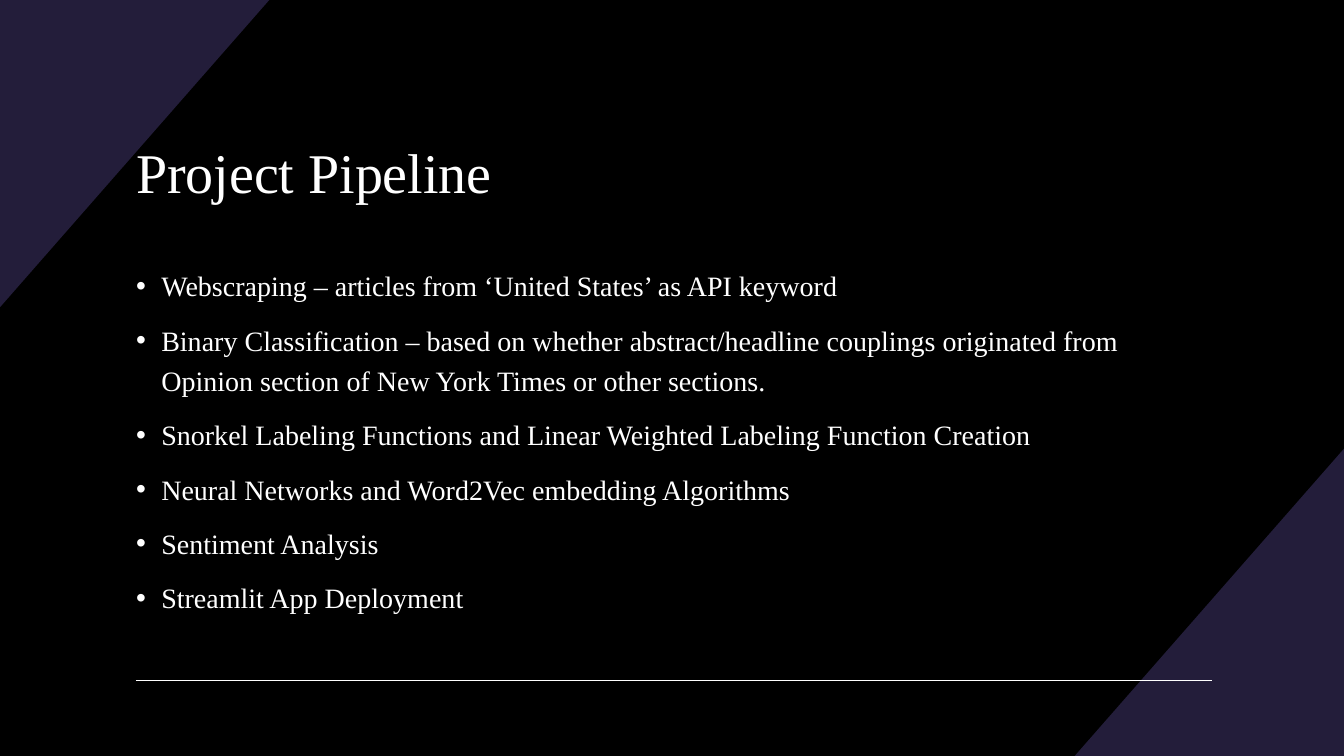
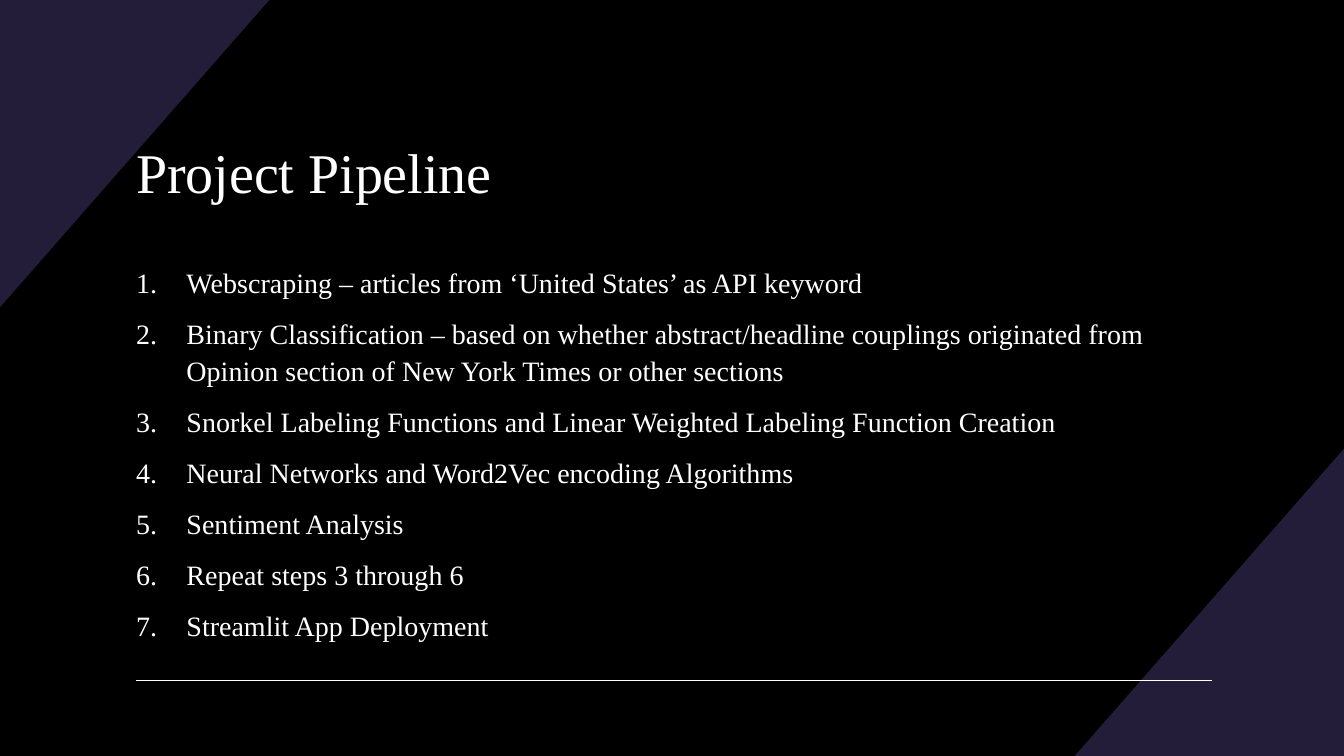
Before and after one commit to BenjaminRocco/Capstone_Project, a slide deck: slide 4 of Capstone_Presentation.pptx. Drawn at 1344x756 pixels with LibreOffice and Linux fonts; fonts in the diff are those of the drawing. Boxes give left, top, right and bottom in pixels: in the first picture for what was removed or moved away, otherwise in the second. Text is boxed around its words. In the diff, an @@ line names an element or a change of style, - is before the commit and + after.

```diff
--- a/Capstone_Presentation.pptx
+++ b/Capstone_Presentation.pptx
@@ text at bbox=[186, 273, 1055, 641]: bullet • to 1.; line spacing 1.2 to 1.1 @@
@@ text at bbox=[186, 324, 1142, 386]: text changed @@
-• Binary Classification – based on whether abstract/headline couplings originated from Opinion section of New York Times or other sections.
+2. Binary Classification – based on whether abstract/headline couplings originated from Opinion section of New York Times or other sections
@@ text at bbox=[186, 463, 794, 488]: text changed @@
-• Neural Networks and Word2Vec embedding Algorithms
+4. Neural Networks and Word2Vec encoding Algorithms
@@ text at bbox=[186, 565, 464, 590]: paragraph added @@
+6. Repeat steps 3 through 6
```
Also in this commit, not shown: 7 other slides changed, 15 other files.
